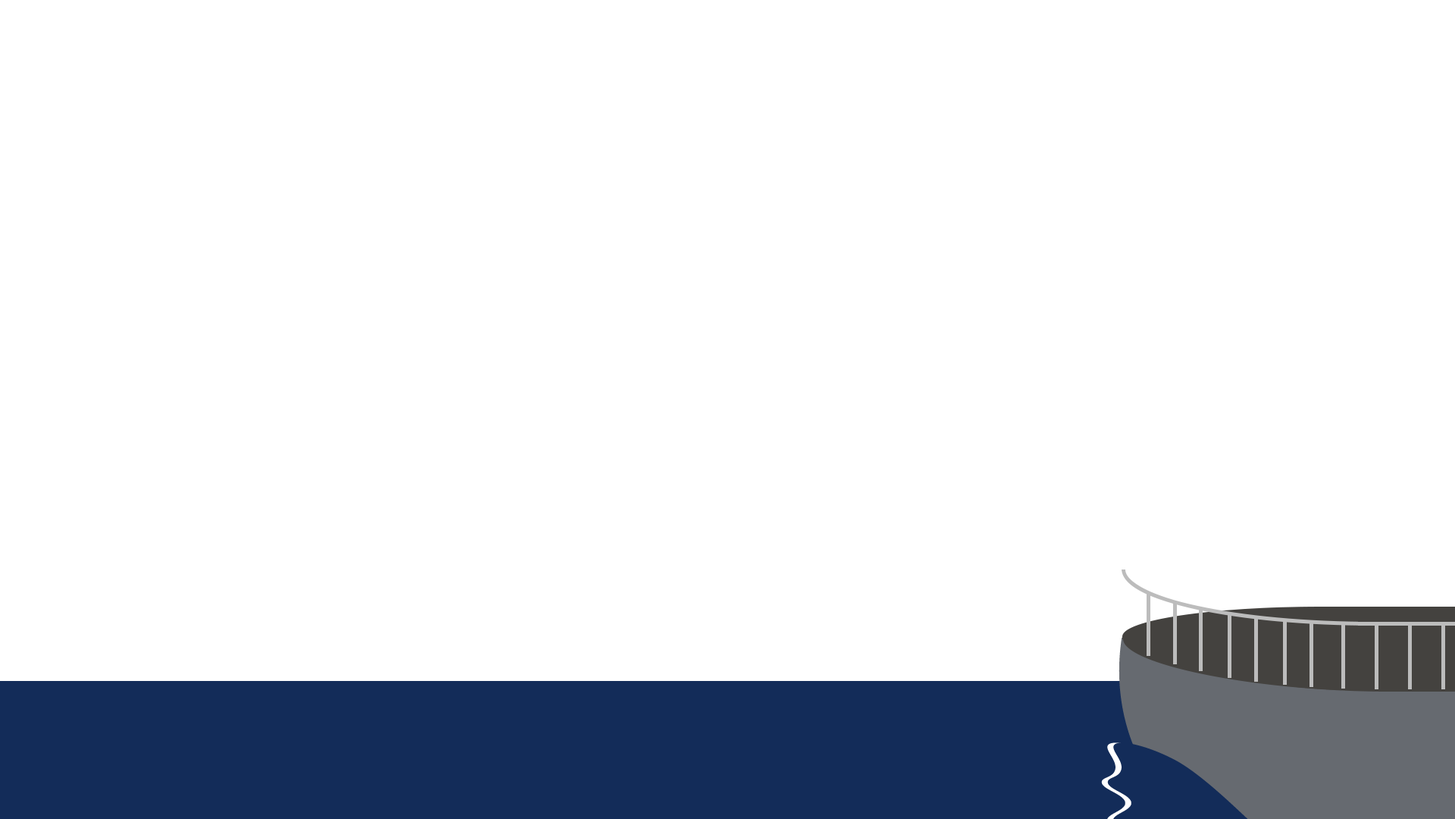
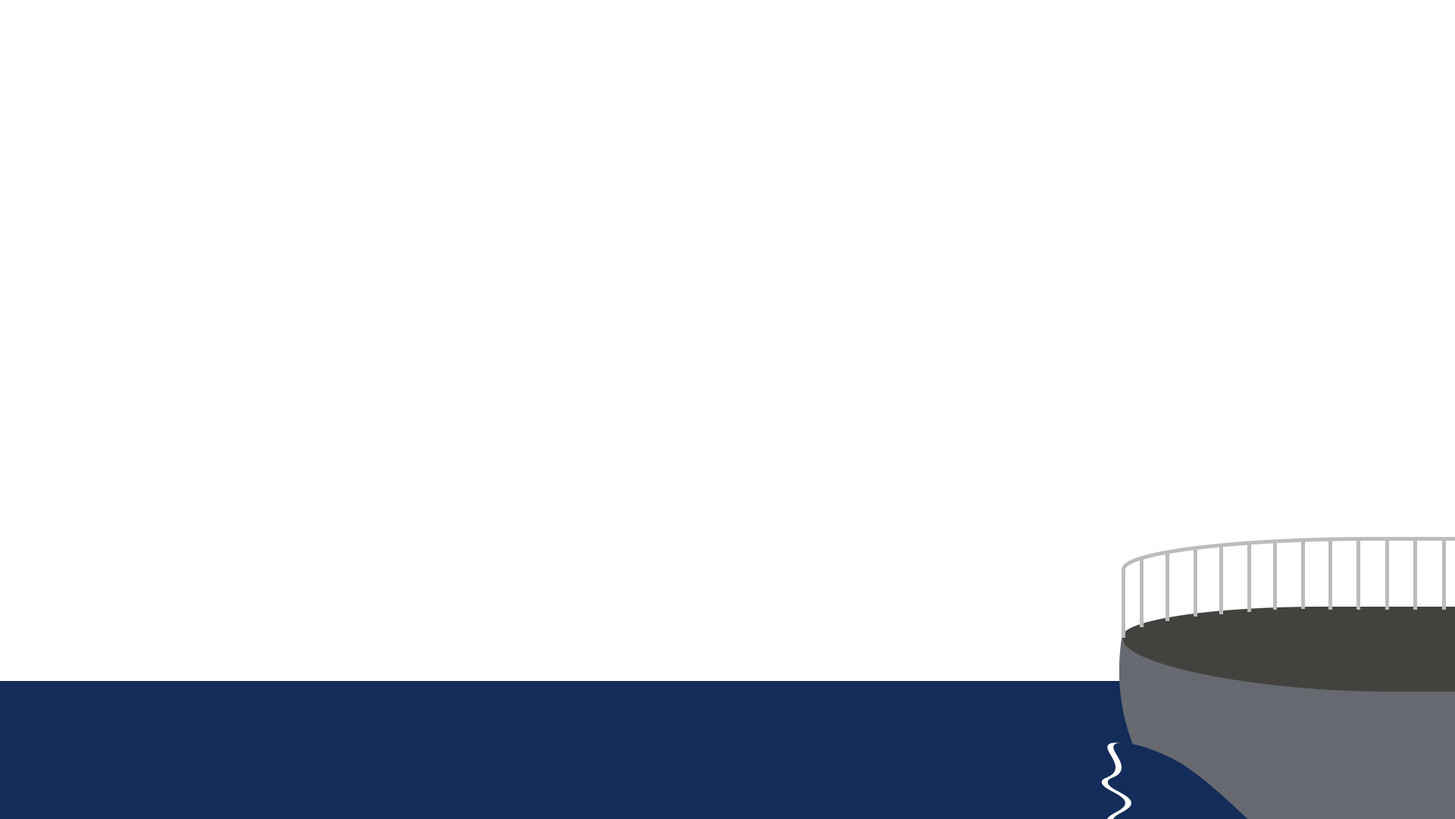
Layered file, before and after one edit (w=1455, h=819). Changes by layer:
hid group "fg" (13 layers) over left=1121, top=569, right=1455, bottom=690
showed group "bg rails" (10 layers) over left=1121, top=536, right=1455, bottom=638
